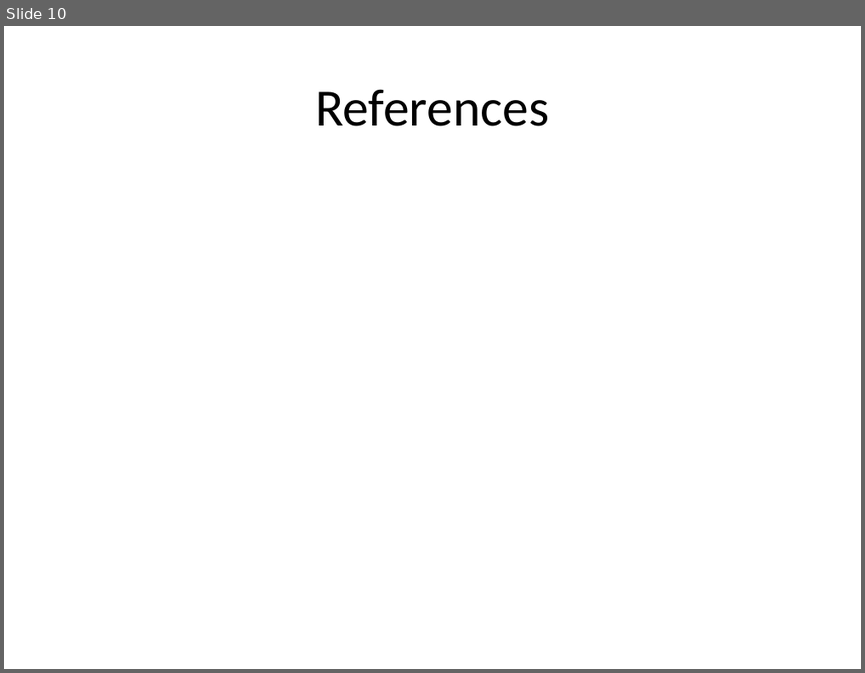
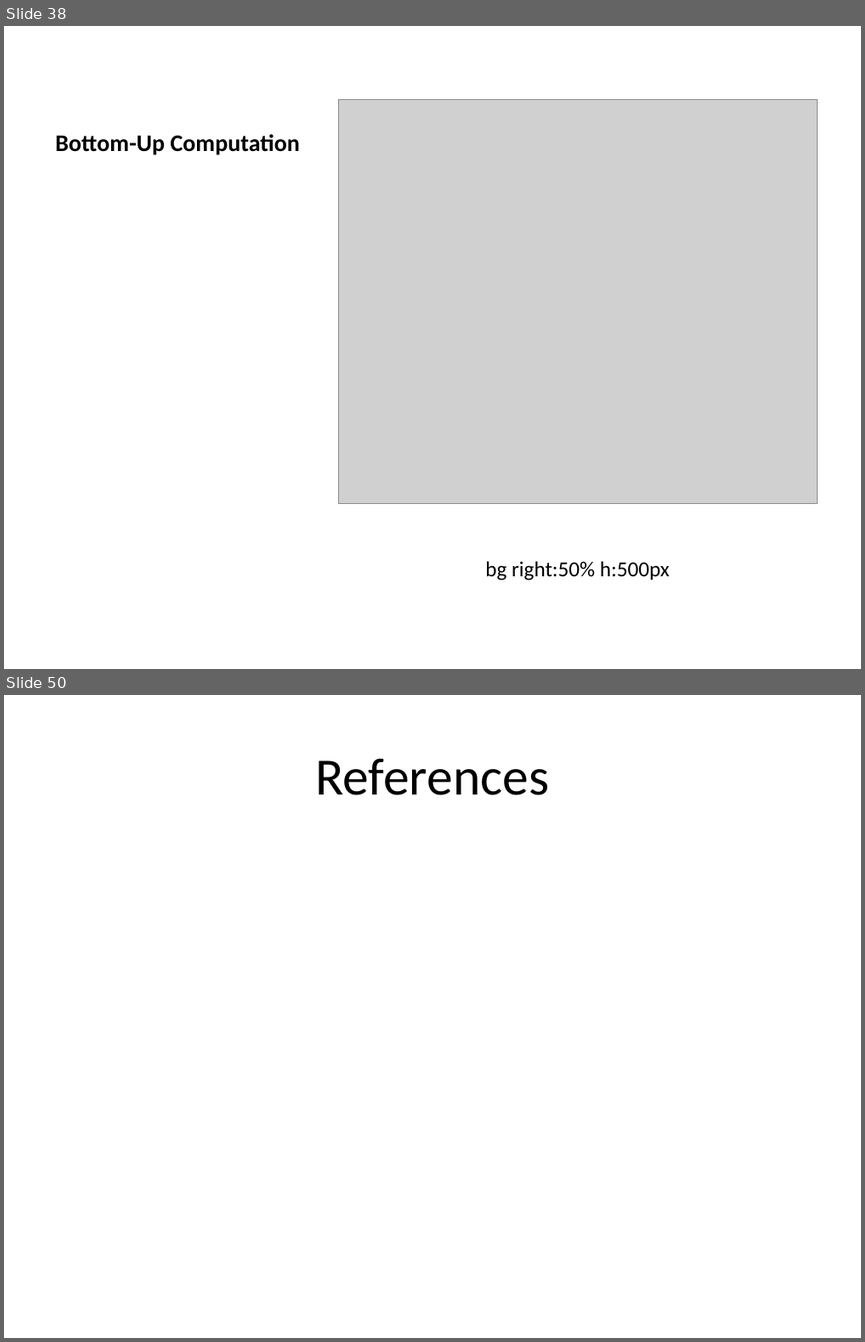
Before and after one commit to ucoruh/ce100-algorithms-and-programming-II, a slide deck: docs/week-5/ce100-week-5-dp.md_word.pptx. Shown one above the other, each under a label of ours: slide 10 before the commit, slides 38 and 50 after it; the slides between them are not shown. The pictures are 865x673 and 865x1342 pixels, drawn with LibreOffice and Linux fonts; fonts in the diff are those of the drawing; grey boxes stand for pictures. Boxes give left, top, right and bottom in pixels: in the first picture for what was removed or moved away, otherwise in the second. Text is boxed around its words. In the diff, an @@ line names an element or a change of style, - is before the commit and + after.

```diff
--- a/docs/week-5/ce100-week-5-dp.md_word.pptx
+++ b/docs/week-5/ce100-week-5-dp.md_word.pptx
@@ slide 38 added at box(4, 26, 861, 669), background #FFFFFF @@
@@ picture added at box(338, 100, 817, 503) @@
@@ title added at box(55, 134, 300, 155), 20 pt, text #000000, bold @@
+Bottom-Up Computation
@@ text added at box(485, 561, 670, 580), 18 pt, text #000000 @@
+bg right:50% h:500px
@@ what was slide 10 is now slide 50 @@
```
Also in this commit, not shown: 39 other slides added, 22 other files.
